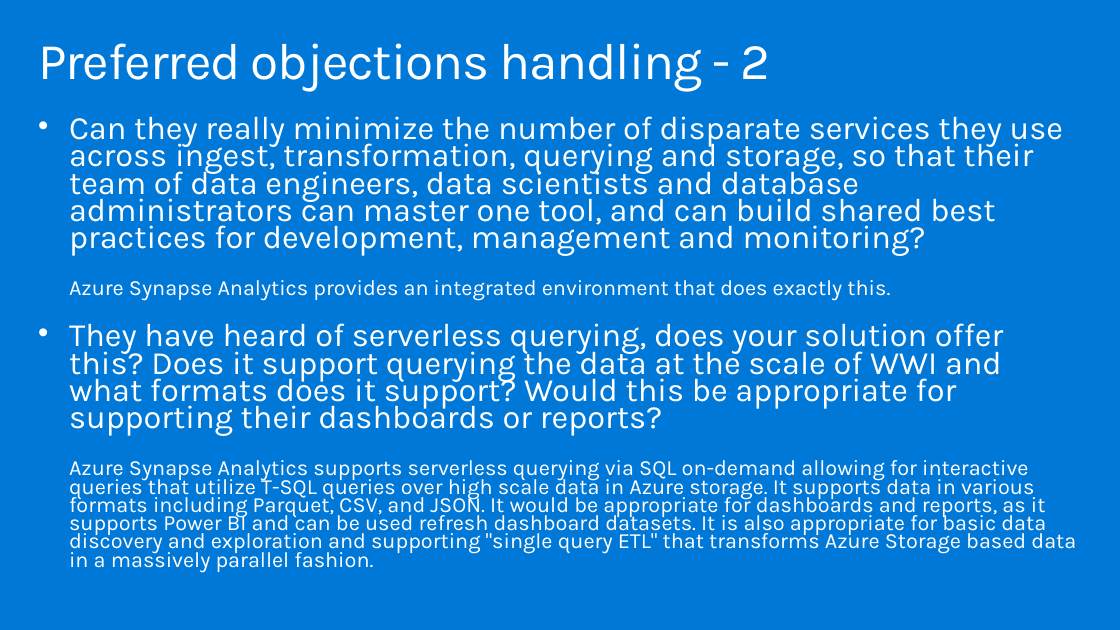
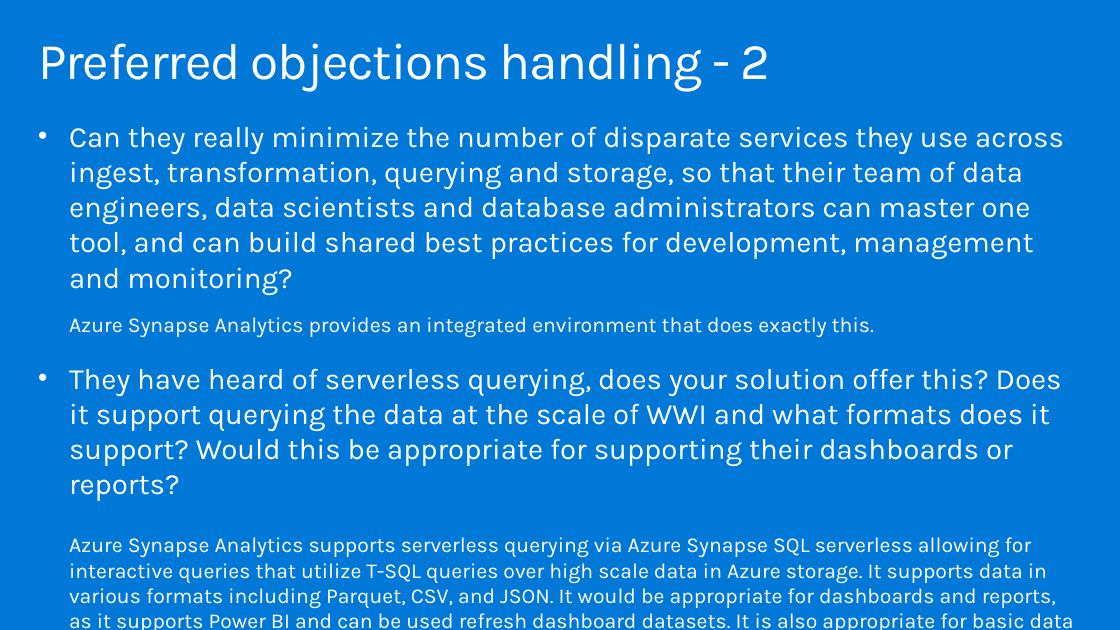
Before and after one commit to solliancenet/MCW-Azure-Synapse-Analytics, a slide deck: slide 32 of Whiteboard design session/WDS trainer presentation - Azure Synapse Analytics.pptx. Drawn at 1120x630 pixels with LibreOffice and Linux fonts; fonts in the diff are those of the drawing. Boxes give left, top, right and bottom in pixels: in the first picture for what was removed or moved away, otherwise in the second. Text is boxed around its words. In the diff, an @@ line names an element or a change of style, - is before the commit and + after.

```diff
--- a/Whiteboard design session/WDS trainer presentation - Azure Synapse Analytics.pptx
+++ b/Whiteboard design session/WDS trainer presentation - Azure Synapse Analytics.pptx
@@ text at (x1=69, y1=126, x2=1064, y2=501): size 27.9 to 25.2 pt in "Can they really minimize the number of ...", "They have heard of serverless querying, does ..."; size 18.6 to 18.2 pt in "Azure Synapse Analytics provides an integrated environment ..."; line spacing 0.7 to 1 @@
@@ text at (x1=69, y1=537, x2=1074, y2=630): text changed; size 18.6 to 18.2 pt @@
-  Azure Synapse Analytics supports serverless querying via SQL on-demand allowing for interactive queries that utilize T-SQL queries over high scale data in Azure storage. It supports data in various formats including Parquet, CSV, and JSON. It would be appropriate for dashboards and reports, as it supports Power BI and can be used refresh dashboard datasets. It is also appropriate for basic data discovery and exploration and supporting "single query ETL" that transforms Azure Storage based data in a massively parallel fashion.
+  Azure Synapse Analytics supports serverless querying via Azure Synapse SQL serverless allowing for interactive queries that utilize T-SQL queries over high scale data in Azure storage. It supports data in various formats including Parquet, CSV, and JSON. It would be appropriate for dashboards and reports, as it supports Power BI and can be used refresh dashboard datasets. It is also appropriate for basic data discovery and exploration and supporting "single query ETL" that transforms Azure Storage based data in a massively parallel fashion.
```
Also in this commit, not shown: 26 other slides changed, 2 other files.
